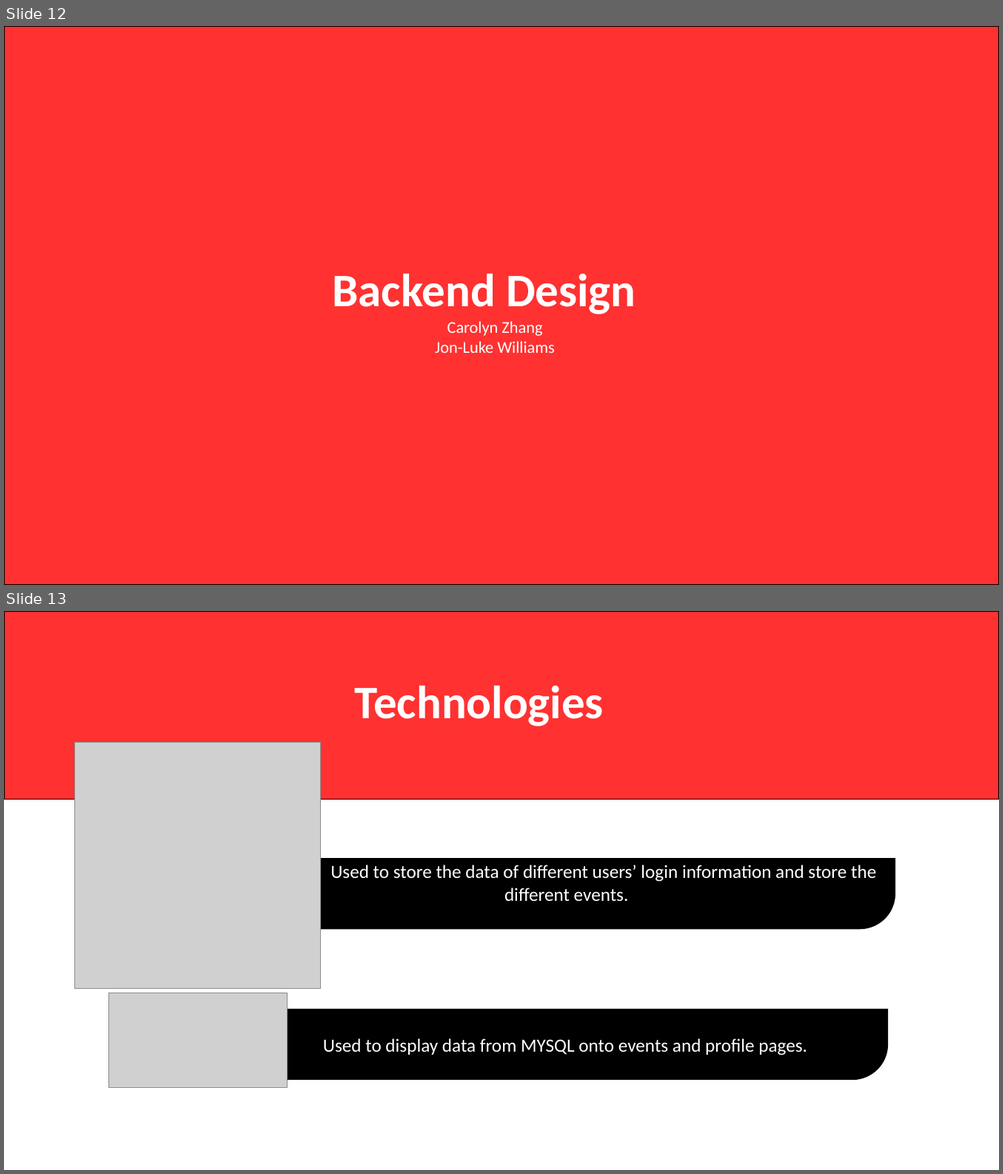
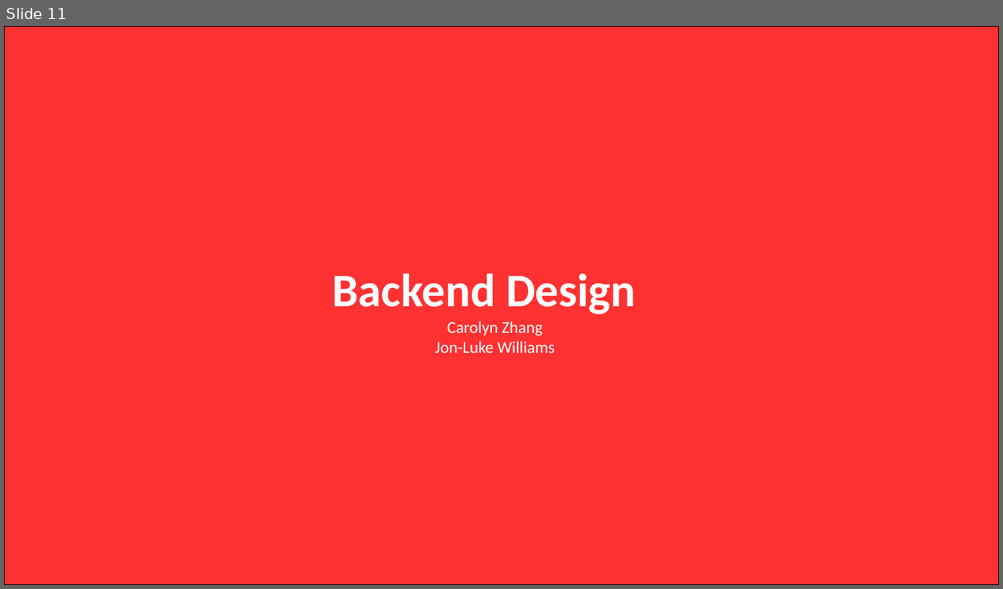
Before and after one commit to CarolynAnn/WebSysGroup4, a slide deck: final_presentation.pptx. Shown one above the other, each under a label of ours: slides 12 and 13 before the commit, slide 11 after it. The pictures are 1003x1174 and 1003x589 pixels, drawn with LibreOffice and Linux fonts; fonts in the diff are those of the drawing; grey boxes stand for pictures. Boxes give left, top, right and bottom in pixels: in the first picture for what was removed or moved away, otherwise in the second. Text is boxed around its words. In the diff, an @@ line names an element or a change of style, - is before the commit and + after.

```diff
--- a/final_presentation.pptx
+++ b/final_presentation.pptx
@@ slide 13 removed at [4, 611, 999, 1170], background #FFFFFF @@
@@ rectangle removed at [4, 611, 999, 800] @@
@@ title removed at [355, 685, 604, 726] @@
-Technologies
@@ picture removed at [74, 742, 320, 988] @@
@@ round diag rect removed at [239, 859, 895, 929] @@
-Used to store the data of different users’ login information and store the different events.
@@ picture removed at [108, 993, 287, 1088] @@
@@ round diag rect removed at [231, 1009, 888, 1079] @@
-Used to display data from MYSQL onto events and profile pages.
@@ what was slide 12 is now slide 11 @@
```
Also in this commit, not shown: 6 slides changed, 3 slides added, 2 other slides removed.
